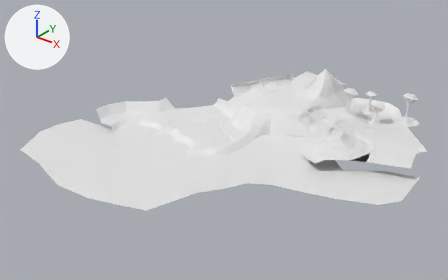
An edit to the OBJ model UNITY/Assets/ENVIRONMENT/MESH/map.obj, drawn before and after from the same camera.
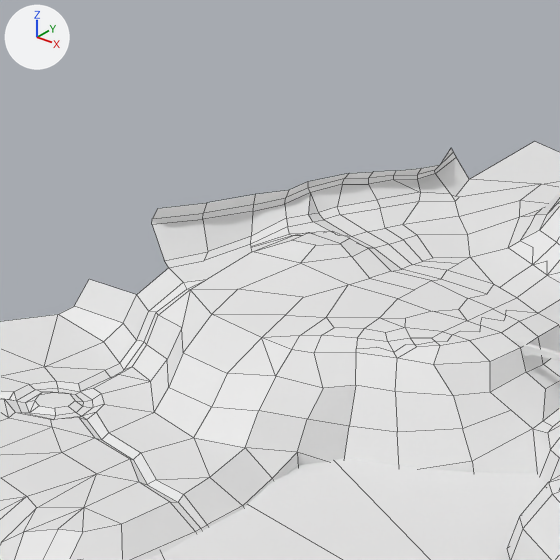
There are two pictures of each version: one whole from a 50 mm lens placed at (1174.0, -1068.0, 746.0), pointed at (227.0, 116.0, 12.0), one close up on the part from 45% to 70% of the width and 15% to 55% of the height. Every picture has the same lights, and +X, +Y and +Z are marked at upper left. The close-ups show mesh edges as thin lines. Materials are left out; every surface is plain grey. Where no turn or scale is listed for an object, it has been applied to the vertices. Vertices at the same position are counted once.
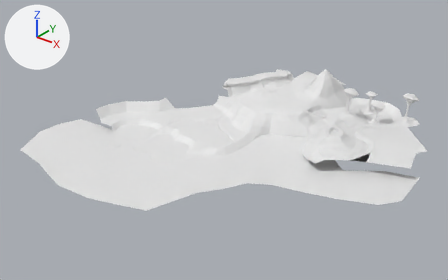
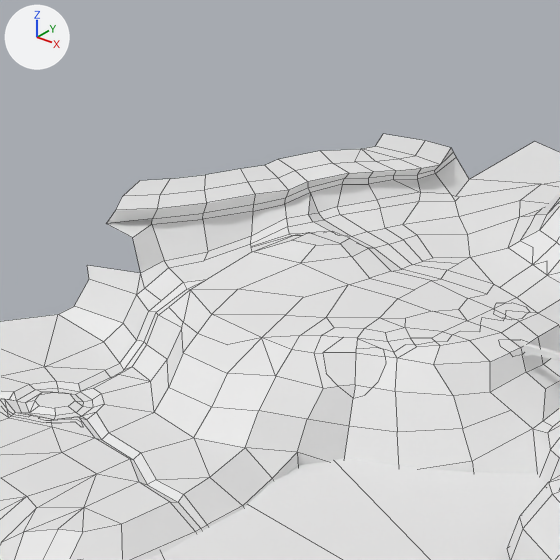
What differs and where, as boxes [x1, y1, x2, y2] in the close-ups (560 x 560 px):
'Plane.014', reshaped
    before: [0, 141, 560, 560]
    after: [0, 134, 560, 560]
part 1 of me_plane_014, built on
    before: [0, 268, 543, 438]
    after: [0, 134, 543, 438]

The change in detail:
me_plane_014 is used by ob_plane_014; location (0.0, 0.0, 0.0).
me_plane_014 had 1338 vertices, 1302 faces, 2 loose edges and spanned x -182.0..703.0, y -97.0..617.0, z -29.0..130.0.
me_plane_014 now has 1518 vertices, 1389 faces, 2 loose edges and spans x -182.0..703.0, y -97.0..617.0, z -29.0..130.0.
Part 1, on me_plane_014:
1 vertex is removed from x 277.0, y 269.0, z 34.0.
53 faces are deleted.
181 vertices are added at x 50.0..470.0, y 82.0..512.0, z 12.0..88.0.
140 new faces join them.
